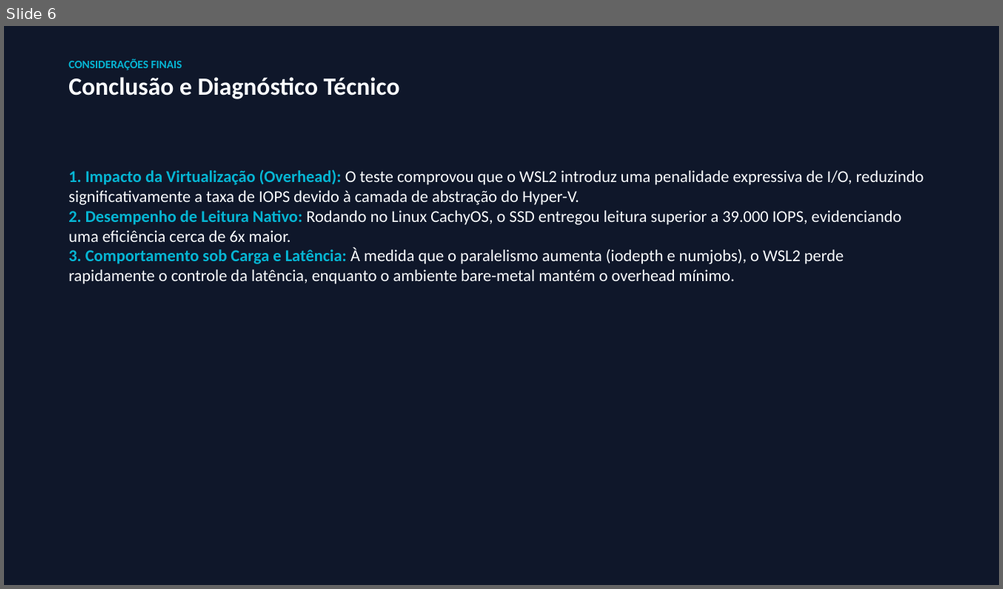
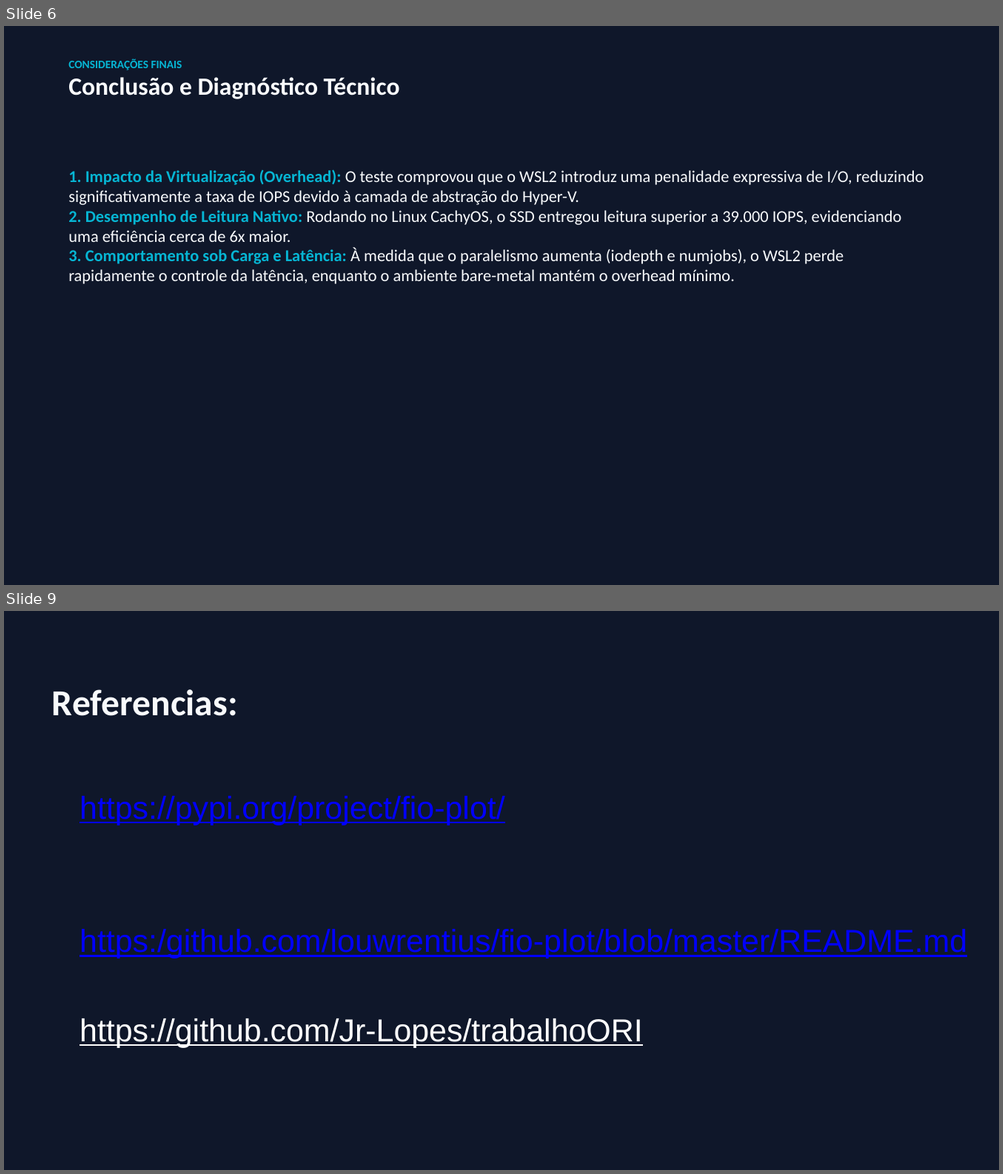
Before and after one commit to Jr-Lopes/trabalhoORI, a slide deck: slides/Cleber_Guilherme_ORI_metricas.pptx. Shown one above the other, each under a label of ours: slide 6 before the commit, slides 6 and 9 after it; the slides between them are not shown. The pictures are 1003x589 and 1003x1174 pixels, drawn with LibreOffice and Linux fonts; fonts in the diff are those of the drawing. Boxes give left, top, right and bottom in pixels: in the first picture for what was removed or moved away, otherwise in the second. Text is boxed around its words. In the diff, an @@ line names an element or a change of style, - is before the commit and + after.

Commit message:
docs: atuliza slides e README

```diff
--- a/slides/Cleber_Guilherme_ORI_metricas.pptx
+++ b/slides/Cleber_Guilherme_ORI_metricas.pptx
@@ slide 9 added at box(4, 611, 999, 1170), background #0F172A @@
@@ text added at box(52, 689, 238, 716), 53.2 pt, text #F8FAFC, bold @@
+Referencias:
@@ text added at box(79, 796, 967, 1048), 46 pt, text #0000FF, underline @@
+https://pypi.org/project/fio-plot/
+https:/github.com/louwrentius/fio-plot/blob/master/README.md
+https://github.com/Jr-Lopes/trabalhoORI
```
Also in this commit, not shown: 1 slide changed, 2 other slides added, 3 slides removed, 1 other file.
